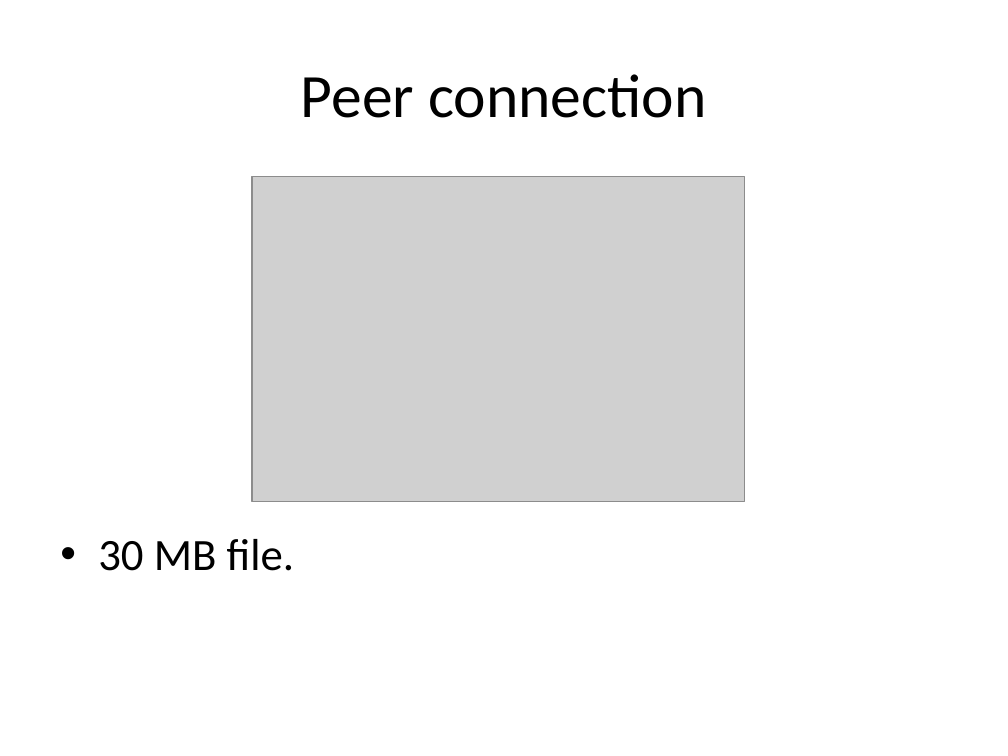
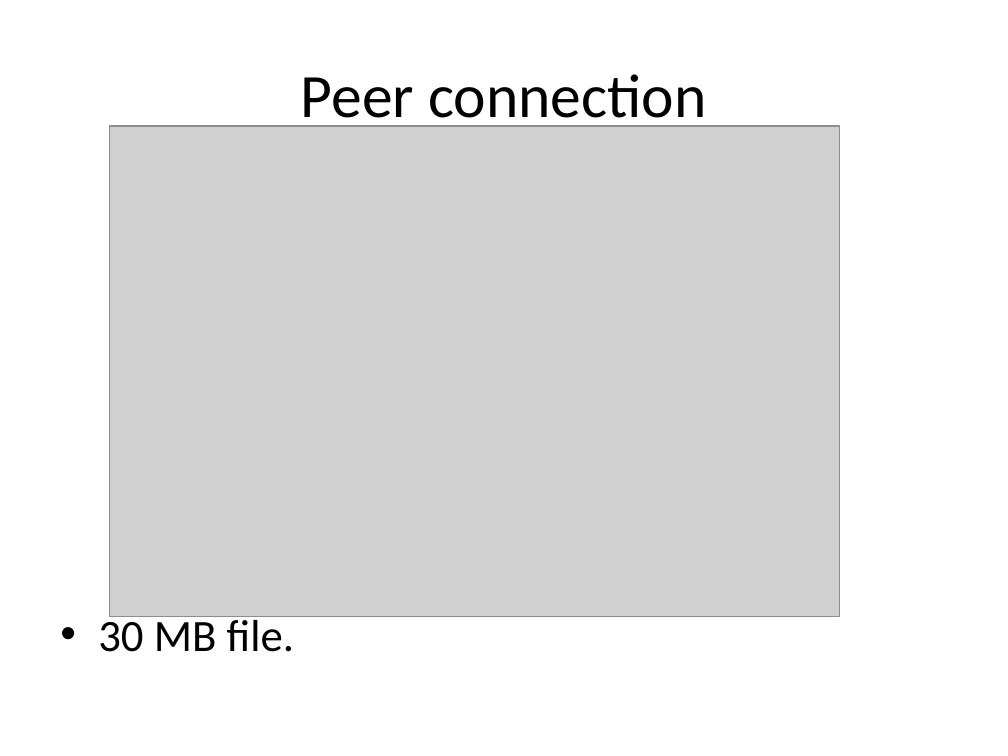
Before and after one commit to rdp/p2pwebclient, a slide deck: slide 33 of thesis_presentation/How to Make the Internet Faster.pptx (slide 32 before the commit). Drawn at 1008x756 pixels with LibreOffice and Linux fonts; fonts in the diff are those of the drawing; grey boxes stand for pictures. Boxes give left, top, right and bottom in pixels: in the first picture for what was removed or moved away, otherwise in the second. Text is boxed around its words. In the diff, an @@ line names an element or a change of style, - is before the commit and + after.

```diff
--- a/thesis_presentation/How to Make the Internet Faster.pptx
+++ b/thesis_presentation/How to Make the Internet Faster.pptx
@@ picture added at (x1=109, y1=126, x2=840, y2=616) @@
@@ picture removed at (x1=252, y1=176, x2=745, y2=502) @@
@@ text "30 MB file." rewrapped from (x1=98, y1=539, x2=295, y2=571) to (x1=98, y1=614, x2=295, y2=652) @@
```
Also in this commit, not shown: 20 other slides changed, 2 slides added, 2 slides removed.
